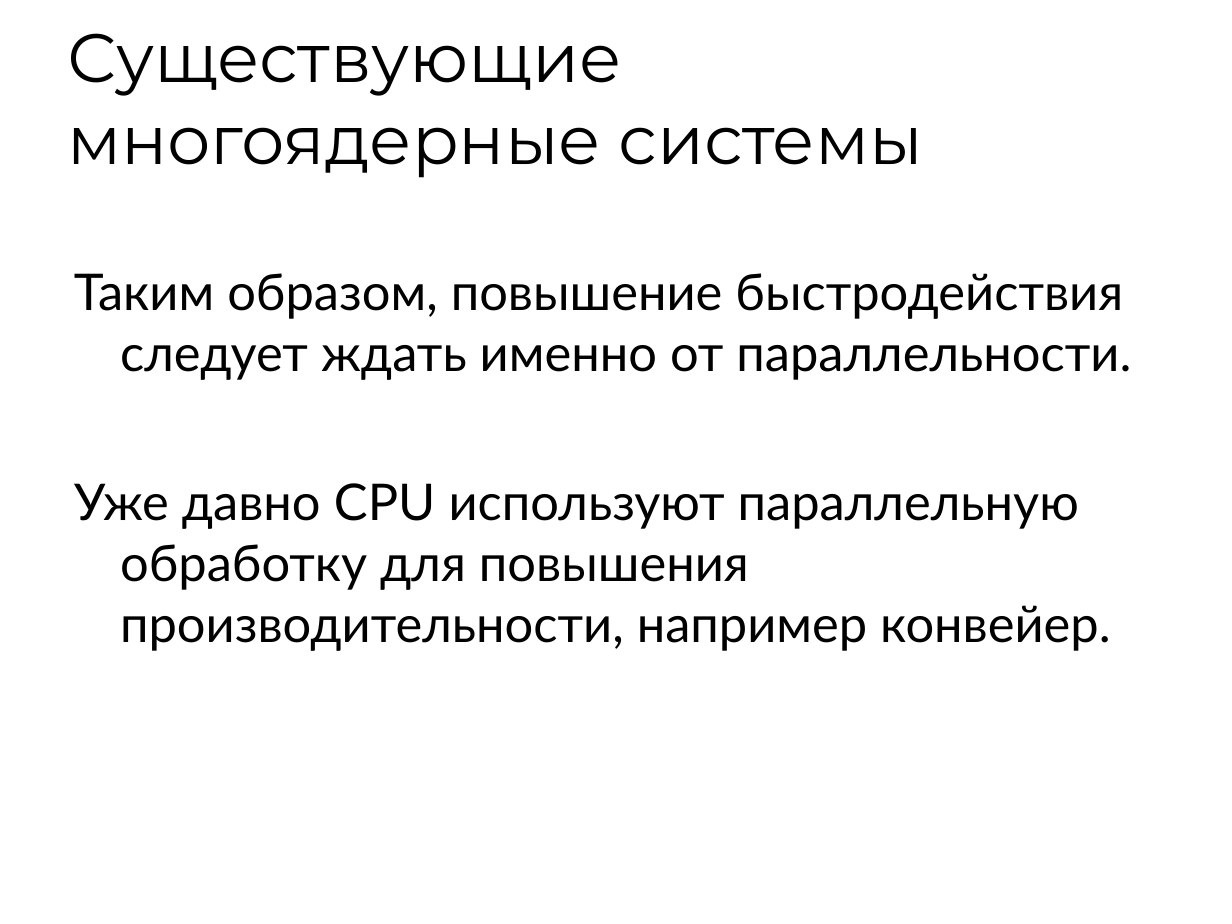
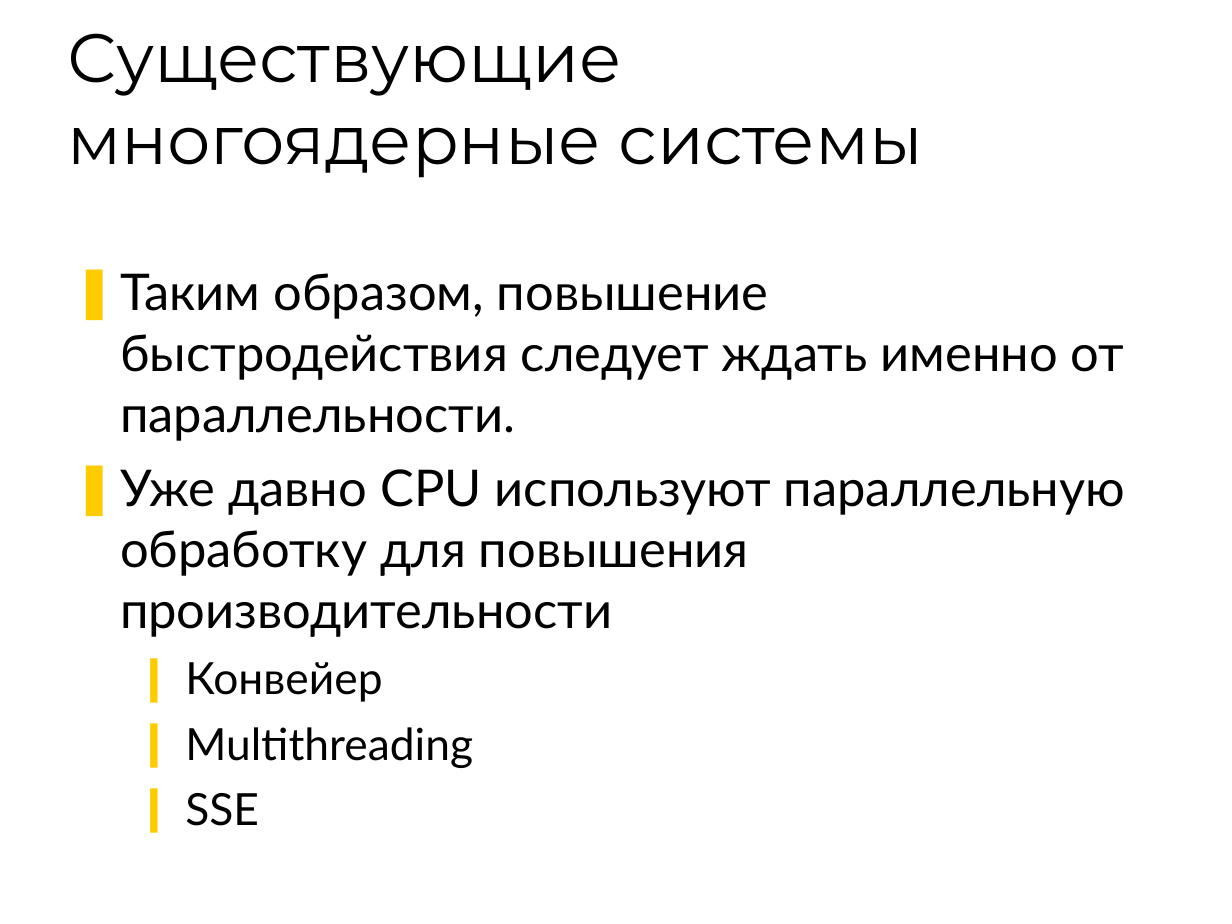
Before and after one commit to 7633/msu-cuda-course, a slide deck: slide 4 of Lectures/L1 24022009/Lection-1.ppt. Drawn at 1232x924 pixels with LibreOffice and Linux fonts; fonts in the diff are those of the drawing; background and template pictures are left out. Boxes give left, top, right and bottom in pixels: in the first picture for what was removed or moved away, otherwise in the second. Text is boxed around its words. In the diff, an @@ line names an element or a change of style, - is before the commit and + after.

```diff
--- a/Lectures/L1 24022009/Lection-1.ppt
+++ b/Lectures/L1 24022009/Lection-1.ppt
@@ text at box(120, 273, 1124, 441): bullet none to ❚ @@
@@ text at box(120, 469, 1125, 826): text changed @@
-Уже давно CPU используют параллельную обработку для повышения производительности, например конвейер.
+❚ Уже давно CPU используют параллельную обработку для повышения производительности
+  ❙ Конвейер
+  ❙ Multithreading
+  ❙ SSE
```
Also in this commit, not shown: 5 other slides changed, 6 slides added, 3 slides removed.
